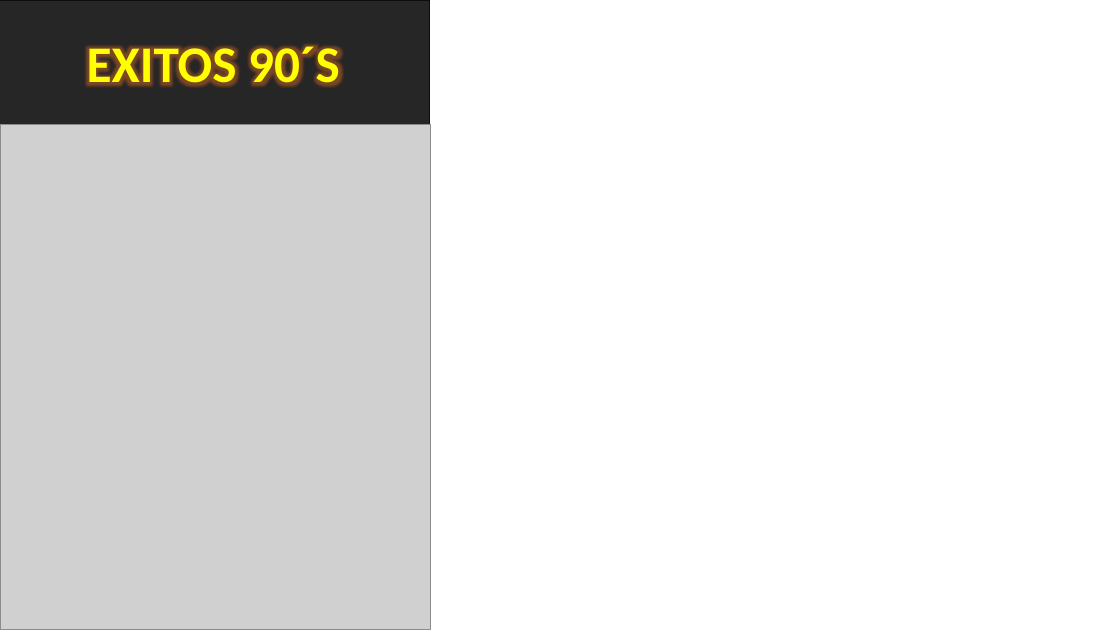
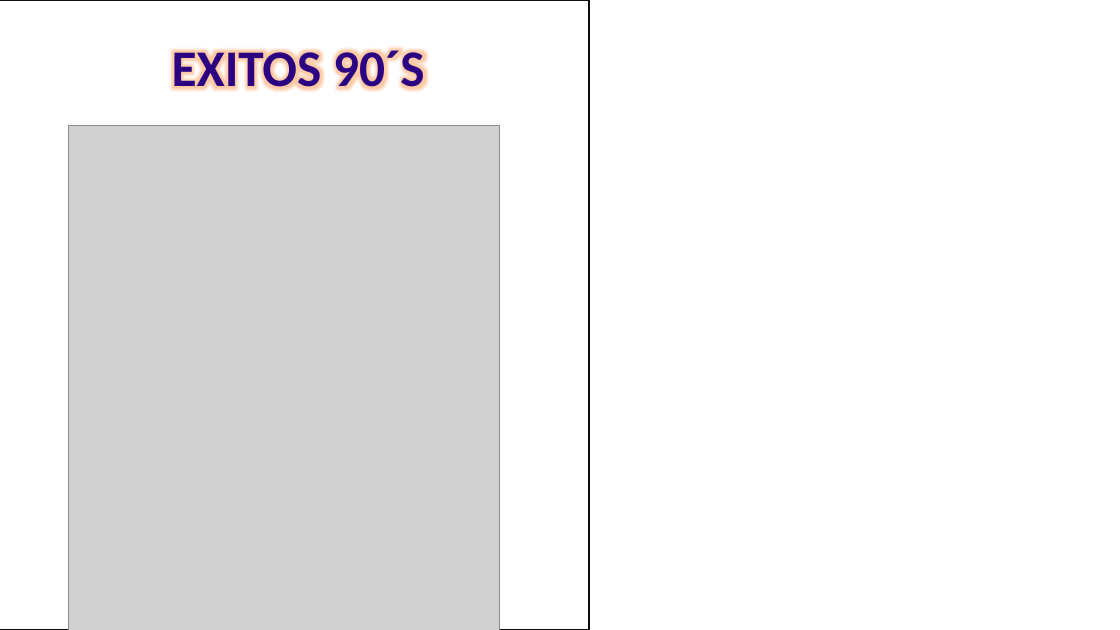
Before and after one commit to Sinaptron/videoteca-musica-exitos-04-github, a slide deck: slide 10 of assets/images/XXXediciones.pptx. Drawn at 1120x630 pixels with LibreOffice and Linux fonts; fonts in the diff are those of the drawing; grey boxes stand for pictures. Boxes give left, top, right and bottom in pixels: in the first picture for what was removed or moved away, otherwise in the second. Text is boxed around its words. In the diff, an @@ line names an element or a change of style, - is before the commit and + after.

```diff
--- a/assets/images/XXXediciones.pptx
+++ b/assets/images/XXXediciones.pptx
@@ rectangle: place and size @@
-rectangle at [0, 0, 429, 630]
+rectangle at [0, 0, 589, 630]
@@ rectangle at [0, 0, 589, 630]: fill #262626 to #FFFFFF @@
@@ text "EXITOS 90´S": place and size @@
-text "EXITOS 90´S" at [87, 40, 340, 95]
+text "EXITOS 90´S" at [172, 43, 425, 98]
@@ text "EXITOS 90´S" at [172, 43, 425, 98]: text colour #FFFF00 to #2A0282 @@
@@ picture: place and size @@
-picture at [0, 124, 431, 629]
+picture at [69, 125, 500, 630]
```
Also in this commit, not shown: 3 other slides changed, 2 slides added, 9 other files.
